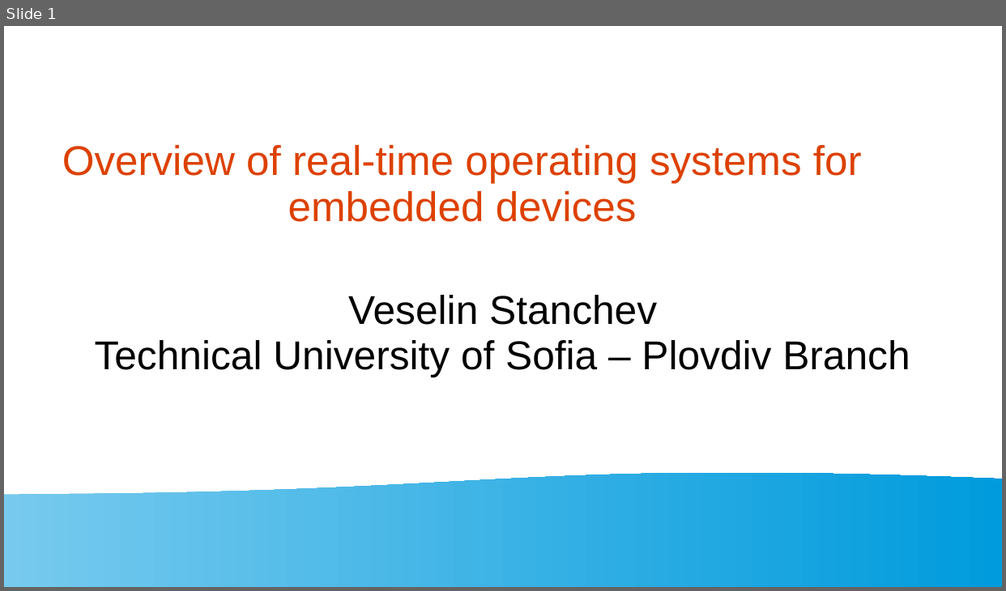
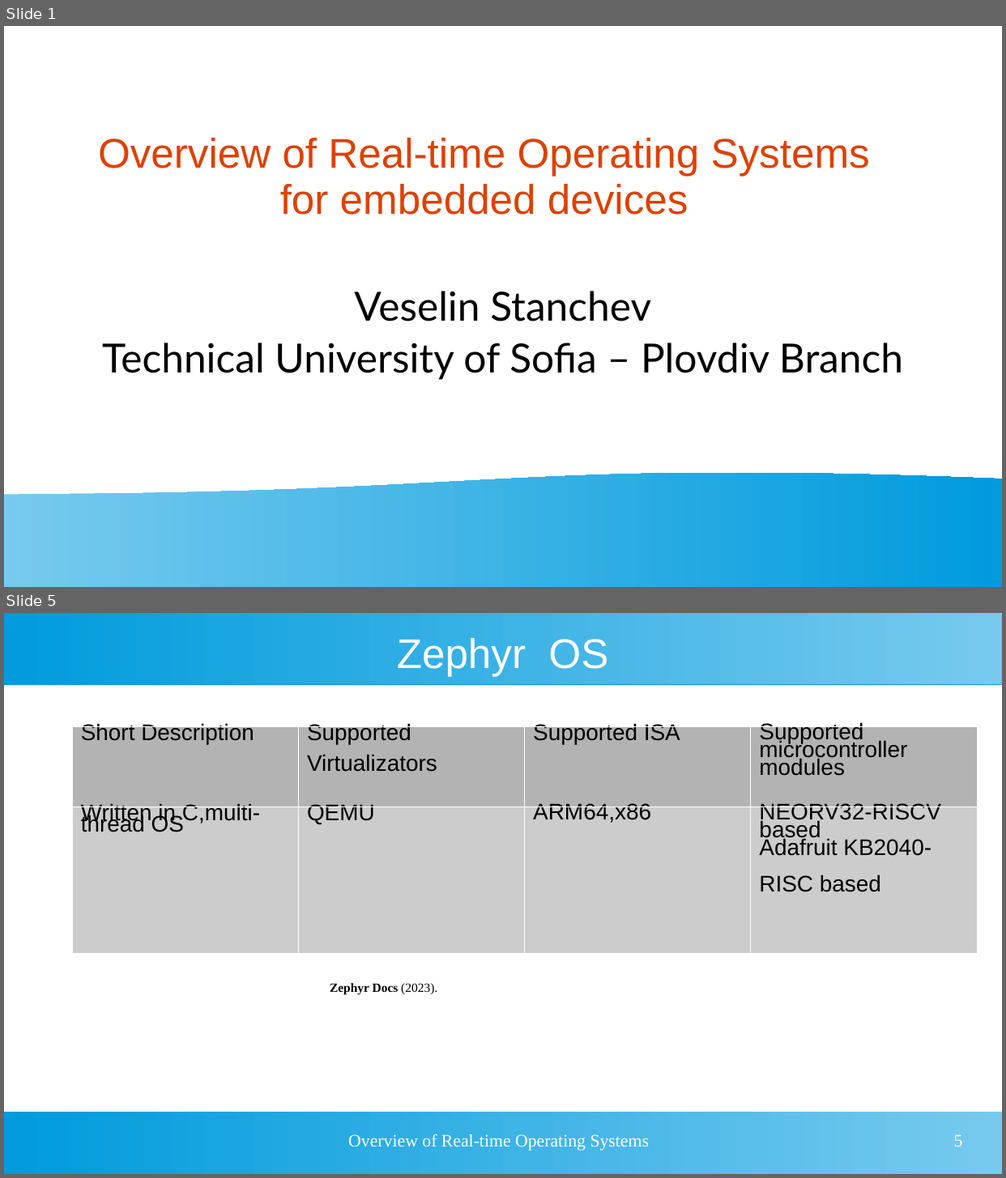
Before and after one commit to vrstanchev/Research-papers, a slide deck: RTOS_Overview_Stanchev.ppt. Shown one above the other, each under a label of ours: slide 1 before the commit, slides 1 and 5 after it; the slides between them are not shown. The pictures are 1006x591 and 1006x1178 pixels, drawn with LibreOffice and Linux fonts; fonts in the diff are those of the drawing. Boxes give left, top, right and bottom in pixels: in the first picture for what was removed or moved away, otherwise in the second. Text is boxed around its words. In the diff, an @@ line names an element or a change of style, - is before the commit and + after.

```diff
--- a/RTOS_Overview_Stanchev.ppt
+++ b/RTOS_Overview_Stanchev.ppt
@@ slide 5 added at box(4, 613, 1002, 1174), background #FFFFFF @@
@@ rectangle added at box(4, 613, 1002, 684), fill gradient #77CAEE to #009BDD @@
@@ title added at box(397, 638, 608, 676), 33 pt, text #FFFFFF @@
+Zephyr OS
@@ table added at box(72, 726, 978, 953), 2 rows, 4 columns @@
+Short Description | Supported / Virtualizators | Supported ISA | Supported / microcontroller / modules
+Written in C,multi-thread OS | QEMU | ARM64,x86 | NEORV32-RISCV / based / Adafruit KB2040- / RISC based
@@ text added at box(330, 983, 437, 995), 10 pt, text #000000, bold @@
+Zephyr Docs (2023).
@@ rectangle added at box(4, 1112, 1002, 1174), fill gradient #77CAEE to #009BDD @@
@@ text added at box(348, 1134, 650, 1151), 14 pt, text #FFFFFF @@
+Overview of Real-time Operating Systems
@@ page number added at box(954, 1135, 963, 1147), 14 pt, text #FFFFFF @@
+5
@@ slide 1 changed as well @@
@@ title at box(98, 138, 870, 215): text changed @@
-Overview of real-time operating systems for embedded devices
+Overview of Real-time Operating Systems for embedded devices
@@ subtitle "Veselin Stanchev" at box(102, 291, 903, 380): font Arial to Lato; more space between paragraphs @@
```
Also in this commit, not shown: 8 other slides added, 1 slide removed, 5 other files.
